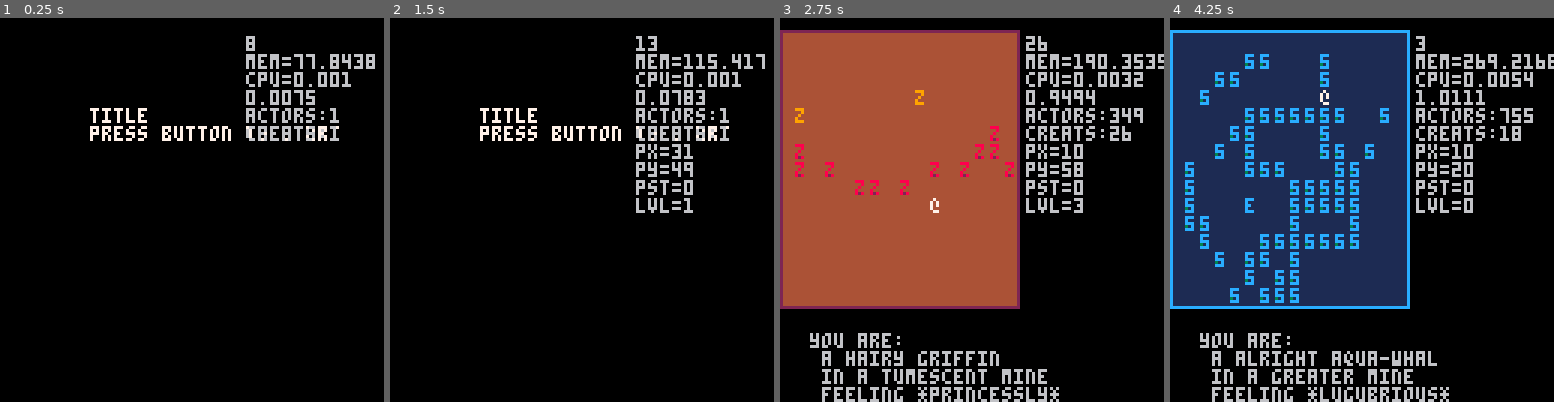
Above: before the commit, frames 1-4 (left to right).
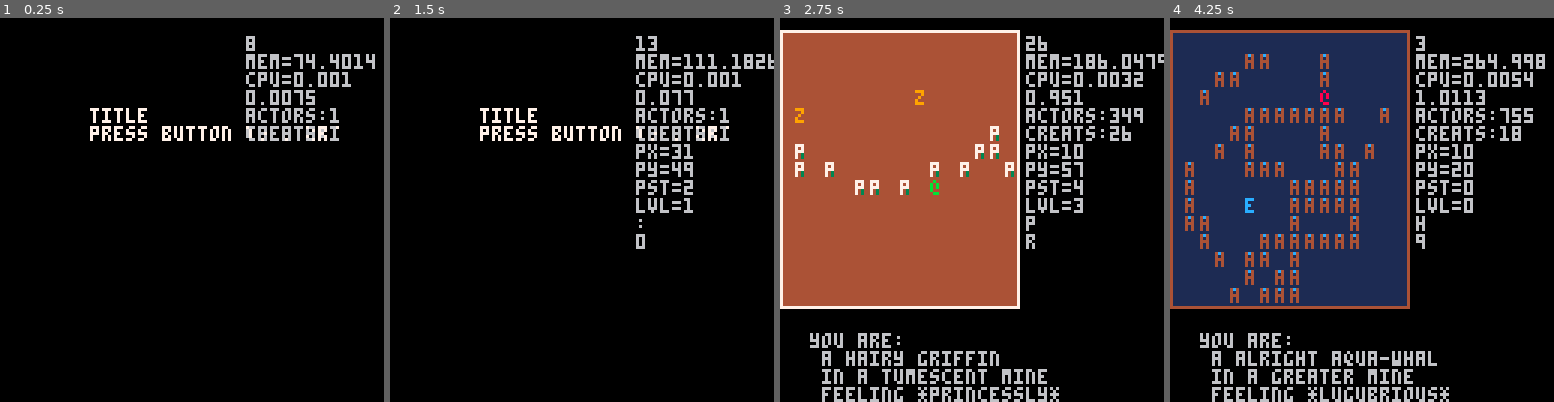
Above: after the commit, the same moments.

Repository: arnodick/castle
Game: PICO-8 cartridge castle.p8
Same seed, same stepped clock (60 frames per second), same inputs: the game is played once before the commit and once after it.
Inputs:
- Up to frame 1 (0.25 s): no input
- Up to frame 2 (1.5 s): tap X (X key) at 0.33, 1.07 s; tap O (Z key) at 0.7 s
- Up to frame 3 (2.75 s): hold Right 1.6-2.1 s; tap O (Z key) at 1.7, 2.1, 2.5 s; tap X (X key) at 1.85 s; hold Up 2.15-2.42 s; hold Right from 2.47 s (still down)
- Up to frame 4 (4.25 s): tap O (Z key) every 0.4 s from 2.9 to 4.1 s; tap X (X key) at 2.97, 4.08 s; release Right at 3.03 s; hold Left 3.08-3.58 s; hold Down 3.63-3.97 s; hold Right from 4.02 s (still down)

The runs differ from the first frame. In frame 1, 0.1% of the frame differs, in the area x 79-97%, y 9-14%; in frame 2, 0.4%; in frame 3, 3.6%; in frame 4, 7.2%, in the area x 0-100%, y 3-76%.

Commit message:
fixed it

Diff:
--- a/castle.p8
+++ b/castle.p8
@@ -24,8 +24,8 @@
 	debug_l[10]="lvl="..level
 	end
 	if actortypes[2]!=nil then
-	debug_l[11]=actortypes[2].ch
-	debug_l[12]=actortypes[2].ch2
+	debug_l[11]=actortypes[2][level+1].ch
+	debug_l[12]=actortypes[2][level+1].ch2
 	end
 end
 
@@ -136,77 +136,35 @@
 
 function actortypes_i(l)
 	chars="abcdefghijklmnopqrstuvwxyz0123456789!#%^*():;,.{}"
-	local ch1=flr(rnd(#chars)+1)
-	local ch2=flr(rnd(#chars)+1)
+	local ch1=0
+	local ch2=0
 
 	levelc=flr(rnd(3))
 
 	local at={}
 	local style={}
-	style.ch="@"
-	style.c=7
-	style.m=1
-	add(at,style)
-
-	style={}
-	style.ch="@"
-	style.c=7
-	style.m=1
-	add(at,style)
-
-	style={}
-	style.ch="@"
-	style.c=7
-	style.m=1
-	add(at,style)
-
-	style={}
-	style.ch="@"
-	style.c=7
-	style.m=1
-	add(at,style)
-
+
+	for a=1,4 do
+		style={}
+		style.ch="@"
+		style.c=7+a
+		style.m=1
+		add(at,style)
+	end
 	add(actortypes,at)
 
 	at={}
-	style={}
-	style.ch=sub(chars,ch1,ch1)
-	style.ch2=sub(chars,ch2,ch2)
-	style.c=flr(rnd(14))+1
-	style.c2=flr(rnd(14))+1
-	style.m=0
-	add(at,style)
-
-	ch1=flr(rnd(#chars)+1)
-	ch2=flr(rnd(#chars)+1)
-	style={}
-	style.ch=sub(chars,ch1,ch1)
-	style.ch2=sub(chars,ch2,ch2)
-	style.c=flr(rnd(14))+1
-	style.c2=flr(rnd(14))+1
-	style.m=0
-	add(at,style)
-
-	ch1=flr(rnd(#chars)+1)
-	ch2=flr(rnd(#chars)+1)
-	style={}
-	style.ch=sub(chars,ch1,ch1)
-	style.ch2=sub(chars,ch2,ch2)
-	style.c=flr(rnd(14))+1
-	style.c2=flr(rnd(14))+1
-	style.m=0
-	add(at,style)
-
-	ch1=flr(rnd(#chars)+1)
-	ch2=flr(rnd(#chars)+1)
-	style={}
-	style.ch=sub(chars,ch1,ch1)
-	style.ch2=sub(chars,ch2,ch2)
-	style.c=flr(rnd(14))+1
-	style.c2=flr(rnd(14))+1
-	style.m=0
-	add(at,style)
-
+	for a=1,4 do
+		ch1=flr(rnd(#chars)+1)
+		ch2=flr(rnd(#chars)+1)
+		style={}
+		style.ch=sub(chars,ch1,ch1)
+		style.ch2=sub(chars,ch2,ch2)
+		style.c=flr(rnd(14))+1
+		style.c2=flr(rnd(14))+1
+		style.m=0
+		add(at,style)
+	end
 	add(actortypes,at)
 
 	at={}
@@ -368,7 +326,7 @@
 end
 
 function movetype(a)
-	local m=actortypes[a.t].m
+	local m=actortypes[a.t][level+1].m
 	if m==1 then
 		if a.t==1 then a.steps+=1 end
 		return btn()
@@ -480,6 +438,19 @@
 	end
 end
 
+function levelchange(l)
+	actors={}
+	actors.creatures={}
+	if players[1]!=nil then
+		p=players[1]
+		add(actors,p)
+		add(actors.creatures,p)
+	end
+--	actortypes_i(l)
+	loadmap(room_w,sector_a)
+	loadactors(room_w)
+end
+
 function state_i(s)
 	timer=0
 	cam[1]=0 cam[2]=0
@@ -523,19 +494,6 @@
 		end
 		--del(adjective,adjective[n])
 	end
-end
-
-function levelchange(l)
-	actors={}
-	actors.creatures={}
-	if players[1]!=nil then
-		p=players[1]
-		add(actors,p)
-		add(actors.creatures,p)
-	end
---	actortypes_i(l)
-	loadmap(room_w,sector_a)
-	loadactors(room_w)
 end
 
 function stateupdate(s)
